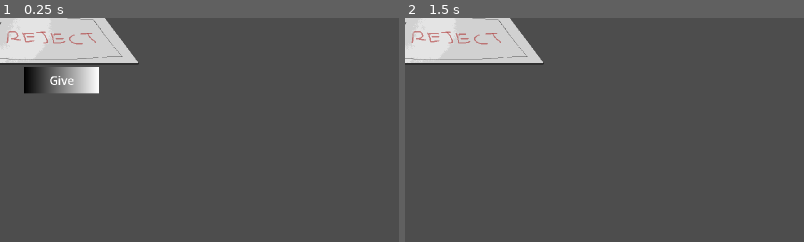
Above: before the commit, frames 1-2 (left to right).
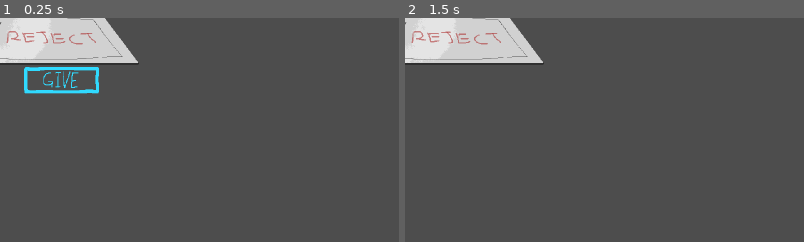
Above: after the commit, the same moments.

Repository: Blulow/brackeysjam
Game: Godot game, scene res://scenes/objects/paper.tscn
Same seed, same stepped clock (60 frames per second), same inputs: the game is played once before the commit and once after it. This scene is started directly instead of the project's main scene.
Inputs (mouse positions are % of the whole screen's width and height, from its top left):
- Up to frame 1 (0.25 s): no input
- Up to frame 2 (1.5 s): click (8, 14) at 0.5 s; tap Enter at 1.25 s; move the mouse to (72, 45) at 1.27 s; click (72, 45) at 1.42 s
The pictures show only the part of the screen within x 0-50%, y 0-50%; the shares and areas given below are measured in that part.

The runs differ from the first frame. In frame 1, 2.0% of the frame differs, in the area x 6-25%, y 21-34%; in frame 2, nothing differs.
Error in both runs: Invalid access to property or key 'concluded' on a base object of type 'Nil'. (res://scripts/objects/paper.gd:9)

Commit message:
add: paper button sprites & change button disabling method

Diff:
--- a/scenes/objects/paper.tscn
+++ b/scenes/objects/paper.tscn
@@ -6,6 +6,11 @@
 [ext_resource type="Texture2D" uid="uid://bh3o1rqvbcast" path="res://assets/images/objects/paper.png" id="3_7jphx"]
 [ext_resource type="PackedScene" uid="uid://bmjjkm0ml1gmd" path="res://scenes/components/ui/popup_ui_component.tscn" id="3_d5hb7"]
 [ext_resource type="PackedScene" uid="uid://cawt112f72j2j" path="res://scenes/popup_ui/paper_popup.tscn" id="4_45wan"]
+[ext_resource type="Texture2D" uid="uid://csct3rcinkpdb" path="res://assets/images/objects/paper_btn/edit.png" id="7_wok52"]
+[ext_resource type="Texture2D" uid="uid://ctf30mtall8ln" path="res://assets/images/objects/paper_btn/edit_hover.png" id="8_ghtyu"]
+[ext_resource type="Texture2D" uid="uid://ci2cqbasedysu" path="res://assets/images/objects/paper_btn/give.png" id="9_0khs3"]
+[ext_resource type="Texture2D" uid="uid://7pa0yx1dpq0g" path="res://assets/images/objects/paper_btn/give_hover.png" id="10_m81iq"]
+[ext_resource type="Texture2D" uid="uid://jph1x1jnrog5" path="res://assets/images/objects/paper_btn/give_disabled.png" id="11_ghtyu"]
 
 [sub_resource type="ShaderMaterial" id="ShaderMaterial_puc5w"]
 shader = ExtResource("1_45wan")
@@ -16,18 +21,6 @@
 shader_parameter/inside = false
 shader_parameter/add_margins = true
 shader_parameter/number_of_images = Vector2(1, 1)
-
-[sub_resource type="Gradient" id="Gradient_45wan"]
-
-[sub_resource type="GradientTexture2D" id="GradientTexture2D_7jphx"]
-gradient = SubResource("Gradient_45wan")
-width = 180
-
-[sub_resource type="Gradient" id="Gradient_7jphx"]
-
-[sub_resource type="GradientTexture2D" id="GradientTexture2D_d5hb7"]
-gradient = SubResource("Gradient_7jphx")
-width = 180
 
 [node name="Paper" type="Node2D" unique_id=425908746]
 script = ExtResource("1_7jphx")
@@ -72,43 +65,14 @@
 
 [node name="Edit" type="TextureButton" parent="Buttons/HBoxContainer" unique_id=1975369447]
 layout_mode = 2
-texture_normal = SubResource("GradientTexture2D_7jphx")
-
-[node name="Label" type="Label" parent="Buttons/HBoxContainer/Edit" unique_id=359612333]
-layout_mode = 1
-anchors_preset = 8
-anchor_left = 0.5
-anchor_top = 0.5
-anchor_right = 0.5
-anchor_bottom = 0.5
-offset_left = -20.0
-offset_top = -11.5
-offset_right = 20.0
-offset_bottom = 11.5
-grow_horizontal = 2
-grow_vertical = 2
-theme_override_font_sizes/font_size = 28
-text = "Edit"
+texture_normal = ExtResource("7_wok52")
+texture_hover = ExtResource("8_ghtyu")
 
 [node name="Give" type="TextureButton" parent="Buttons/HBoxContainer" unique_id=269115011]
 layout_mode = 2
-texture_normal = SubResource("GradientTexture2D_d5hb7")
-
-[node name="Label" type="Label" parent="Buttons/HBoxContainer/Give" unique_id=440563257]
-layout_mode = 1
-anchors_preset = 8
-anchor_left = 0.5
-anchor_top = 0.5
-anchor_right = 0.5
-anchor_bottom = 0.5
-offset_left = -17.0
-offset_top = -11.5
-offset_right = 17.0
-offset_bottom = 11.5
-grow_horizontal = 2
-grow_vertical = 2
-theme_override_font_sizes/font_size = 28
-text = "Give"
+texture_normal = ExtResource("9_0khs3")
+texture_hover = ExtResource("10_m81iq")
+texture_disabled = ExtResource("11_ghtyu")
 
 [connection signal="clicked" from="SelectableComponent" to="." method="_on_clicked"]
 [connection signal="input_event" from="SelectableComponent" to="." method="_on_selectable_component_input_event"]
--- a/scripts/objects/paper.gd
+++ b/scripts/objects/paper.gd
@@ -8,8 +8,7 @@
 func _ready() -> void:
 	GameManager.round_manager.concluded.connect(_on_concluded)
 	buttons.scale = Vector2.ZERO
-	give_btn.mouse_filter = Control.MOUSE_FILTER_IGNORE
-	give_btn.modulate = Color(Color.WHITE, 0.5)
+	give_btn.disabled = true
 
 func _on_clicked() -> void:
 	if button_show: hide_buttons()
@@ -41,5 +40,4 @@
 
 func _on_concluded(conc: bool) -> void:
 	if conc:
-		give_btn.mouse_filter = Control.MOUSE_FILTER_STOP
-		give_btn.modulate = Color.WHITE
+		give_btn.disabled = false
Binary file added: assets/images/objects/paper_btn/edit.png
Not shown, added: assets/images/objects/paper_btn/edit.png.import
Binary file added: assets/images/objects/paper_btn/edit_hover.png
Not shown, added: assets/images/objects/paper_btn/edit_hover.png.import
Binary file added: assets/images/objects/paper_btn/give.png
Not shown, added: assets/images/objects/paper_btn/give.png.import
Binary file added: assets/images/objects/paper_btn/give_disabled.png
Not shown, added: assets/images/objects/paper_btn/give_disabled.png.import
Binary file added: assets/images/objects/paper_btn/give_hover.png
Not shown, added: assets/images/objects/paper_btn/give_hover.png.import
